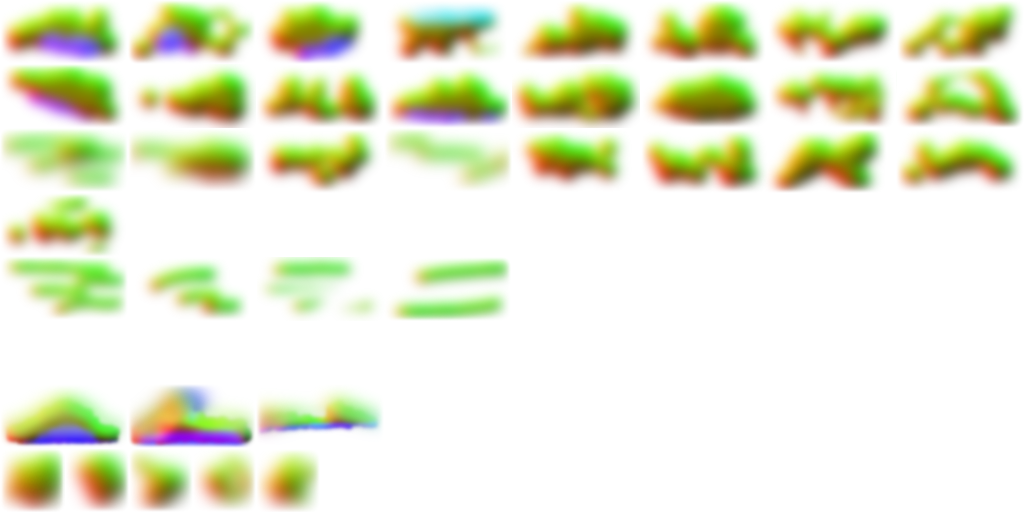
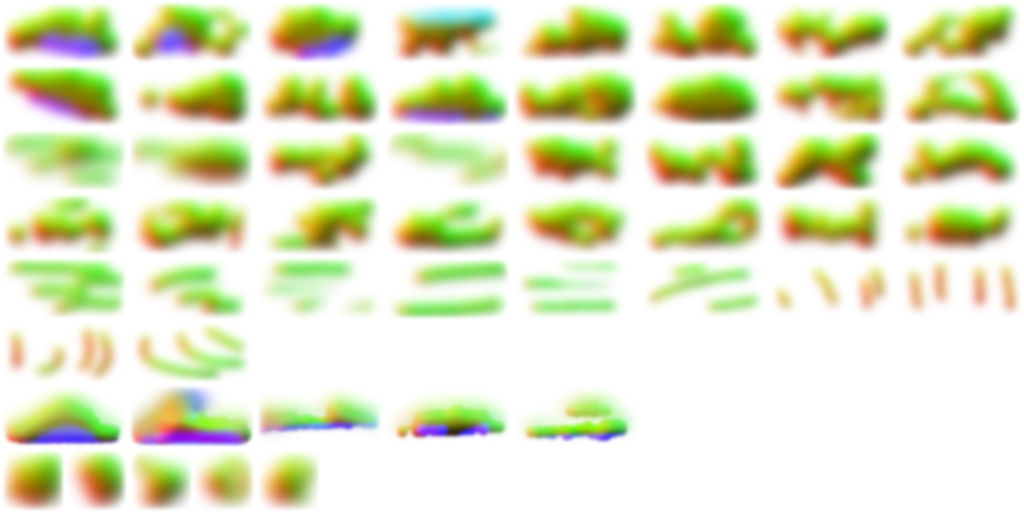
Before/after of a 1024x512 layered artwork. What changed in the layer stack:
removed group "Fluffy and dense, side view" (2 layers) over (0, 0, 1024, 128)
removed layer "New" from group "Fluffy and dense, side view" over (0, 0, 1024, 128)
removed layer "Layer 1" over (0, 129, 511, 321)
removed layer "Blurry & high up, bottom view" over (0, 128, 1022, 193)
removed layer "Feather clouds, bottom view" over (1, 256, 128, 320)
removed layer "Very low & flat bottoms, side view" over (0, 384, 384, 448)
removed layer "Fluffy and dense, bottom view" over (0, 448, 314, 512)
added group "Clouds" (1st of 2) with 3 layers over (0, 0, 1024, 512)
added layer "Layer 3" in group "Clouds" over (515, 387, 638, 445)
added layer "Layer 2" in group "Clouds" over (387, 389, 510, 442)
added layer "Clouds" (2nd of 2, in "Clouds") in group "Clouds" over (0, 0, 1024, 512)
